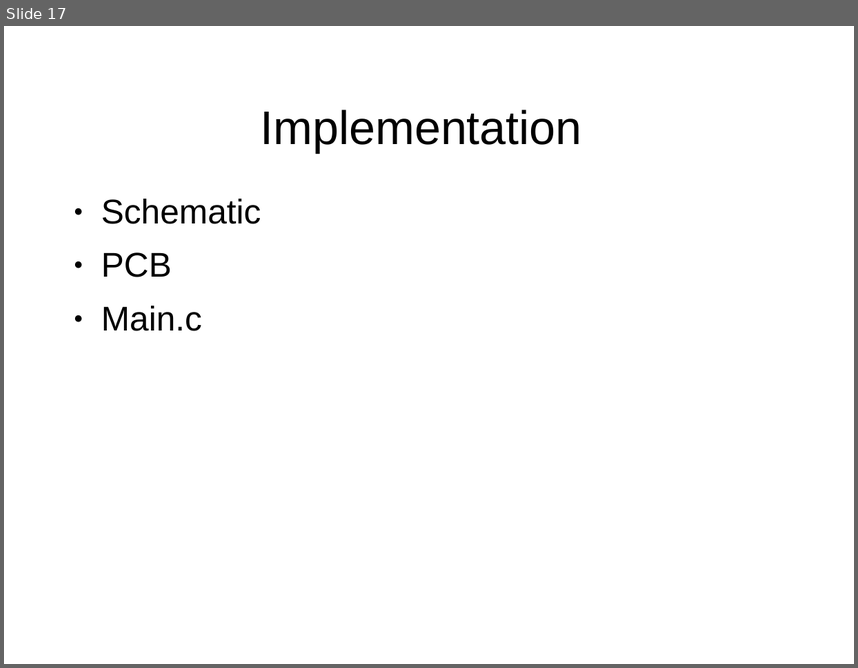
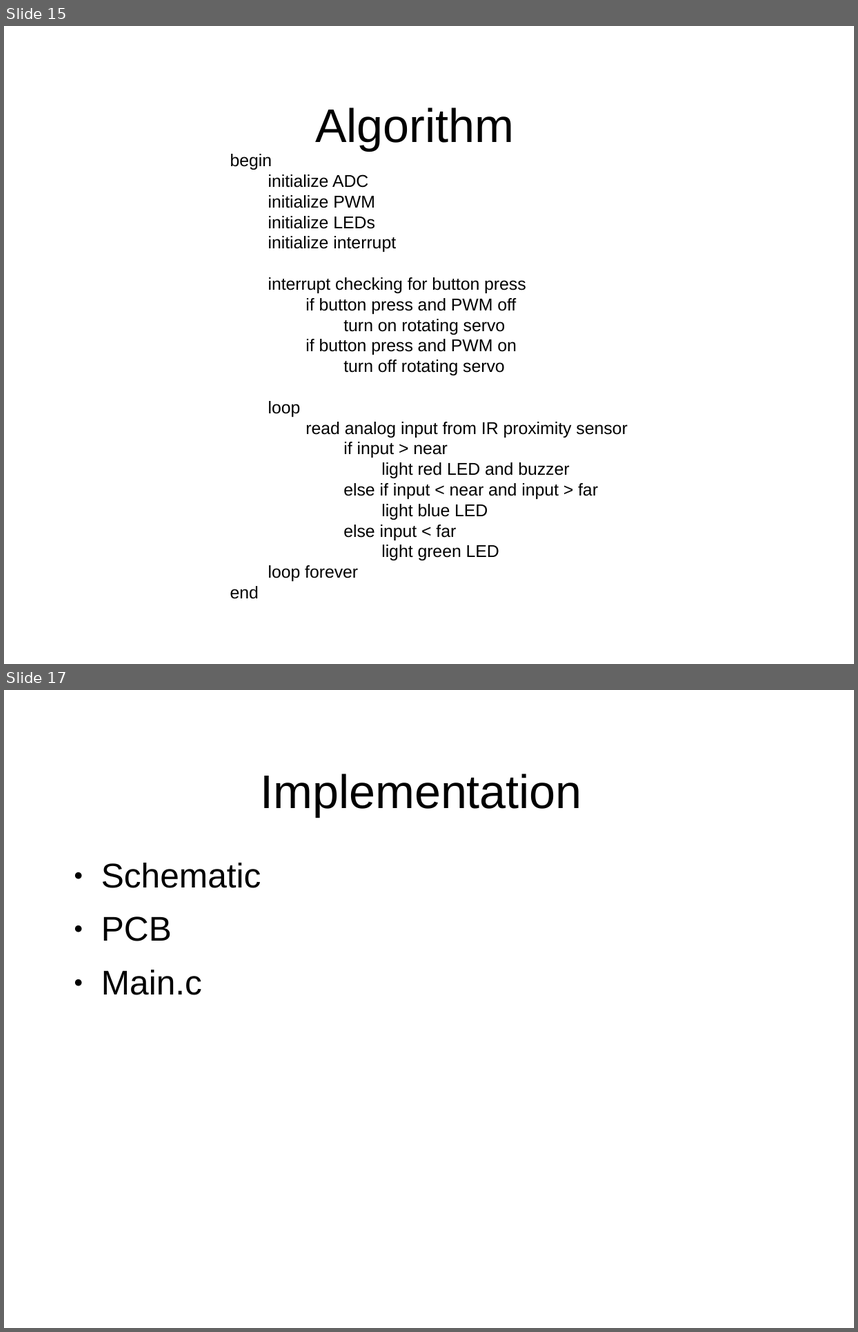
Before and after one commit to RC360Detector/RC360Detector, a slide deck: T08 - Presentation.ppt. Shown one above the other, each under a label of ours: slide 17 before the commit, slides 15 and 17 after it; the slides between them are not shown. The pictures are 858x668 and 858x1332 pixels, drawn with LibreOffice and Linux fonts; fonts in the diff are those of the drawing; background and template pictures are left out. Boxes give left, top, right and bottom in pixels: in the first picture for what was removed or moved away, otherwise in the second. Text is boxed around its words. In the diff, an @@ line names an element or a change of style, - is before the commit and + after.

```diff
--- a/T08 - Presentation.ppt
+++ b/T08 - Presentation.ppt
@@ slide 15 added at [4,26,854,664], background picture (left out) @@
@@ title added at [315,107,514,151], 44 pt, text #000000 @@
+Algorithm
@@ text added at [230,154,627,599], 16 pt, text #000000 @@
+begin
+initialize ADC
+initialize PWM
+initialize LEDs
+initialize interrupt
+interrupt checking for button press
+if button press and PWM off
+turn on rotating servo
+if button press and PWM on
+turn off rotating servo
+loop
+read analog input from IR proximity sensor
+if input > near
+light red LED and buzzer
+else if input < near and input > far
+light blue LED
+else input < far
+light green LED
+loop forever
+end
```
Also in this commit, not shown: 1 slide removed, 1 other file.
